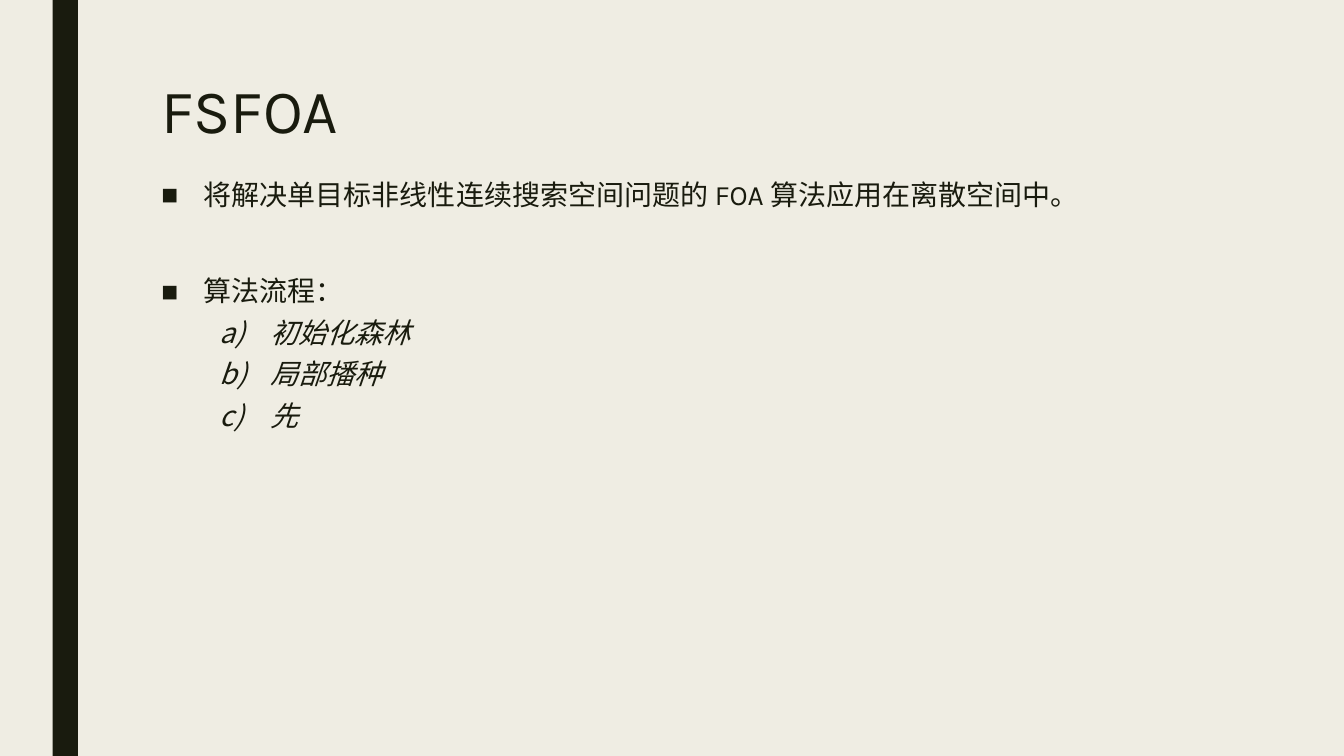
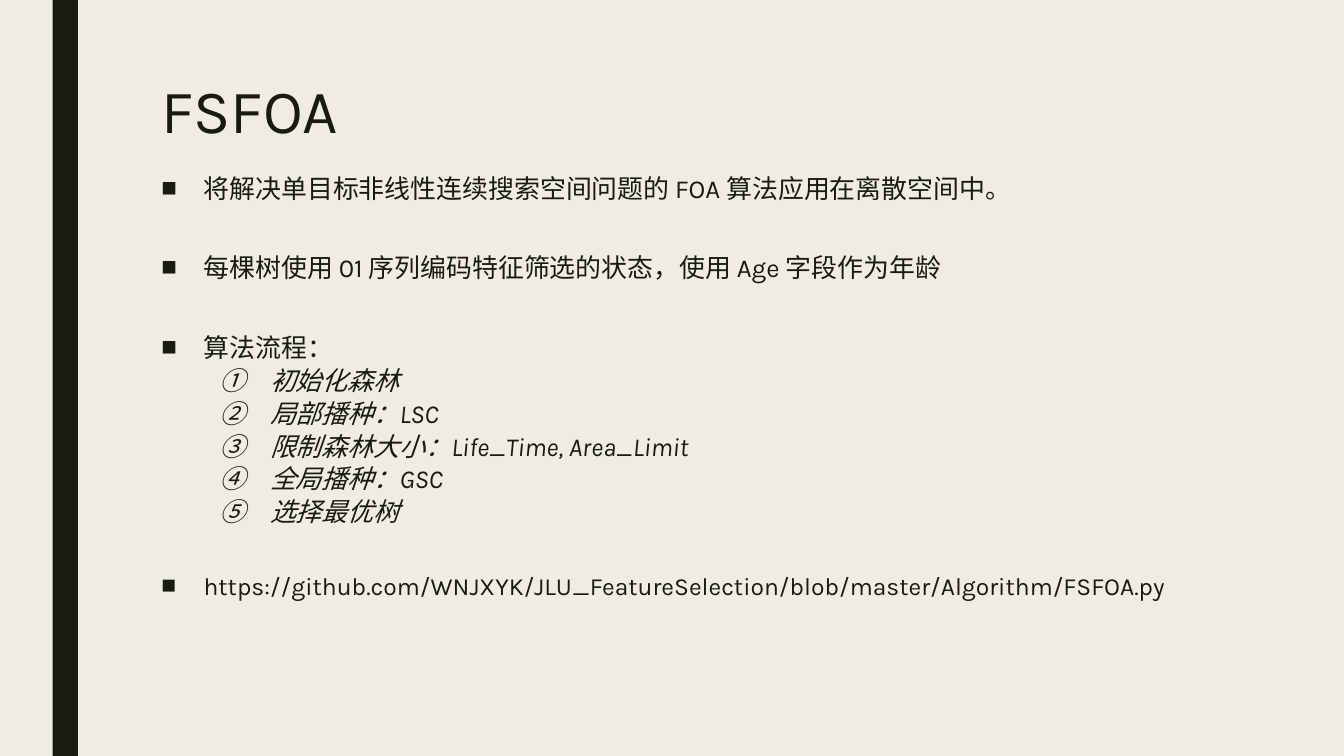
Before and after one commit to WNJXYK/JLU_FeatureSelection, a slide deck: slide 5 of Doc/Pre.pptx. Drawn at 1344x756 pixels with LibreOffice and Linux fonts; fonts in the diff are those of the drawing. Boxes give left, top, right and bottom in pixels: in the first picture for what was removed or moved away, otherwise in the second. Text is boxed around its words. In the diff, an @@ line names an element or a change of style, - is before the commit and + after.

```diff
--- a/Doc/Pre.pptx
+++ b/Doc/Pre.pptx
@@ text at (x1=204, y1=176, x2=1011, y2=392): size 20 to 18.5 pt in "将解决单目标非线性连续搜索空间问题的 FOA 算法应用在离散空间中。", "算法流程：", "初始化森林"; line spacing 0.94 to 0.74; bullet a) to circleNumDbPlain @@
@@ text at (x1=204, y1=255, x2=941, y2=284): paragraph added @@
+■ 每棵树使用 01 序列编码特征筛选的状态，使用 Age 字段作为年龄
@@ text at (x1=270, y1=401, x2=689, y2=523): text changed; size 20 to 17.6 pt; italic off @@
-  b) 局部播种
-  c) 先
+  2. 局部播种：LSC
+  3. 限制森林大小：Life_Time, Area_Limit
+  4. 全局播种：GSC
+  5. 选择最优树
+■ https://github.com/WNJXYK/JLU_FeatureSelection/blob/master/Algorithm/FSFOA.py
```
Also in this commit, not shown: 1 other slide changed, 7 slides added, 2 other files.
